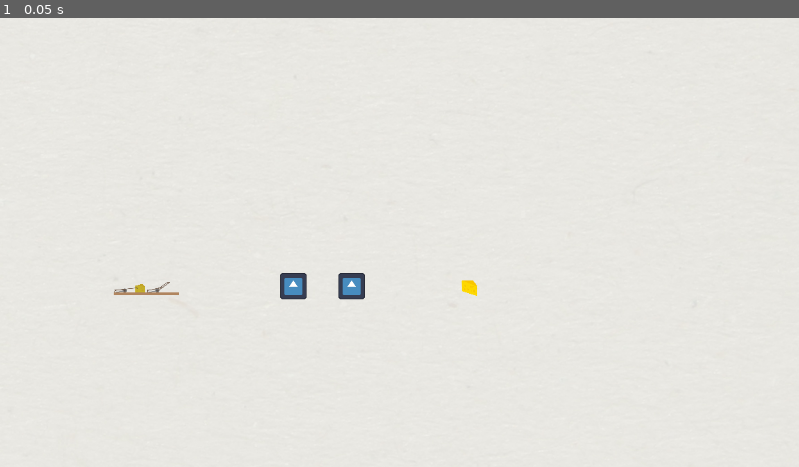
Above: before the commit, frame 1.
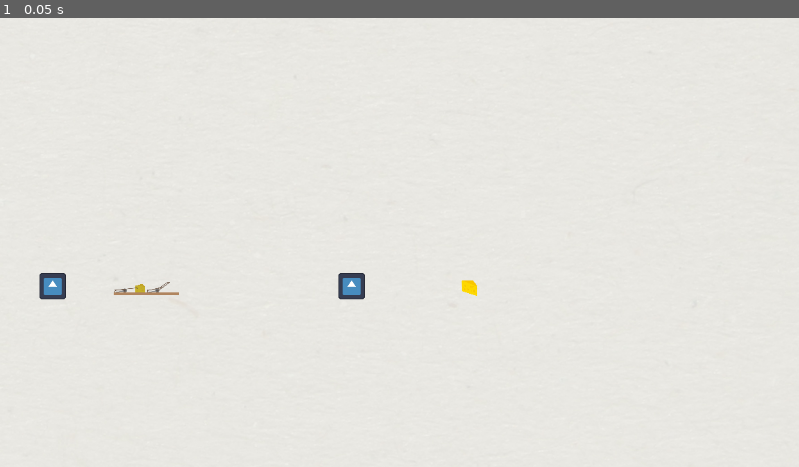
Above: after the commit, the same moment.

Repository: footvaalvica/CheeseInTheTrap
Game: Godot game, scene res://map_test.tscn
Two runs of this game, one before a commit and one after it. Both use one fixed random seed, a clock stepped at 60 frames per second and the inputs below. The project has no main scene, so this scene is started directly. The engine's default icon, where the game draws it, is replaced by a stand-in: a white triangle on a blue panel in a dark square.
Inputs:
- Up to frame 1 (0.05 s): no input

The runs differ from the first frame. In frame 1, 0.4% of the frame differs, in the area x 4-39%, y 56-63%.

Commit message:
add jerry disarming trap

Diff:
--- a/map_test.tscn
+++ b/map_test.tscn
@@ -34,7 +34,7 @@
 texture = ExtResource("5_yio81")
 
 [node name="Tom" type="CharacterBody2D" parent="."]
-position = Vector2(-153, 63)
+position = Vector2(-500, 63)
 collision_layer = 2
 script = ExtResource("4_w5ll2")
 
--- a/project.godot
+++ b/project.godot
@@ -36,6 +36,11 @@
 "events": [Object(InputEventKey,"resource_local_to_scene":false,"resource_name":"","device":-1,"window_id":0,"alt_press …(182 unchanged characters)…
 ]
 }
+disable_trap={
+"deadzone": 0.5,
+"events": [Object(InputEventMouseButton,"resource_local_to_scene":false,"resource_name":"","device":-1,"window_id":0,"alt_pressed":false,"shift_pressed":false,"ctrl_pressed":false,"meta_pressed":false,"button_mask":1,"position":Vector2(184, 25),"global_position":Vector2(188, 66),"factor":1.0,"button_index":1,"canceled":false,"pressed":true,"double_click":false,"script":null)
+]
+}
 
 [layer_names]
 
--- a/scripts/GameManager.gd
+++ b/scripts/GameManager.gd
@@ -10,6 +10,7 @@
 @export var jerry : Jerry = null
 
 const TOTAL_CHEESE = 3
+const DISTANCE_TO_TRAP = 100 # FIXME : should this vary between tom and jerry ?
 
 func _init():
 	_instance = self
@@ -48,6 +49,11 @@
 func catch_jerry() -> void :
 	jerry.caught()
 
+func in_trap_range(actor : Player, trap : Node2D) -> bool :
+	var distance : float = actor.position.x - trap.position.x # FIXME : need to improve this to work with floors
+	return distance < DISTANCE_TO_TRAP
+
+
 # Utility functions ------------------------------------------------------------
 
 func print_end_game_string_jerry() -> void :
--- a/scripts/Jerry.gd
+++ b/scripts/Jerry.gd
@@ -8,6 +8,10 @@
 var _trap : Trap = null
 
 const STUCKMAX : int = 10
+
+func _process(delta):
+	if Input.get_action_strength("disable_trap") > 0 :
+		disable_trap()
 
 func movement(delta) -> void :
 	if _is_trapped :
@@ -39,6 +43,21 @@
 func caught() -> void :
 	queue_free() # TODO : do things when Jerry is caught ?
 
+func disable_trap() -> void :
+	var in_range_trap : Trap = null
+	var trap_object_list : Array [Node] = get_tree().get_nodes_in_group("Trap")
+	for trap_object in trap_object_list :
+		var trap_script : Trap = trap_object as Trap
+		if not trap_script.active :
+			continue
+		if GameManager.instance().in_trap_range(self, trap_object) :
+			trap_script.active = false
+			print_debug("disarm")
+
+# Input action functions -------------------------------------------------------
+
+
+
 # Utility functions ------------------------------------------------------------
 
 func switch_direction(direction:Direction) -> Direction :
--- a/scripts/Trap.gd
+++ b/scripts/Trap.gd
@@ -19,7 +19,7 @@
 			GameManager.instance().collect_trap()
 			collect()
 	else :
-		if _cooldown == 0 :
+		if active and _cooldown == 0 :
 			GameManager.instance().trap_jerry(self)
 
 func collect() -> void:
--- a/trap.tscn
+++ b/trap.tscn
@@ -17,7 +17,7 @@
 "speed": 5.0
 }]
 
-[node name="Trap" type="Node2D"]
+[node name="Trap" type="Node2D" groups=["Trap"]]
 position = Vector2(228, 231)
 script = ExtResource("1_0ti6k")
 
